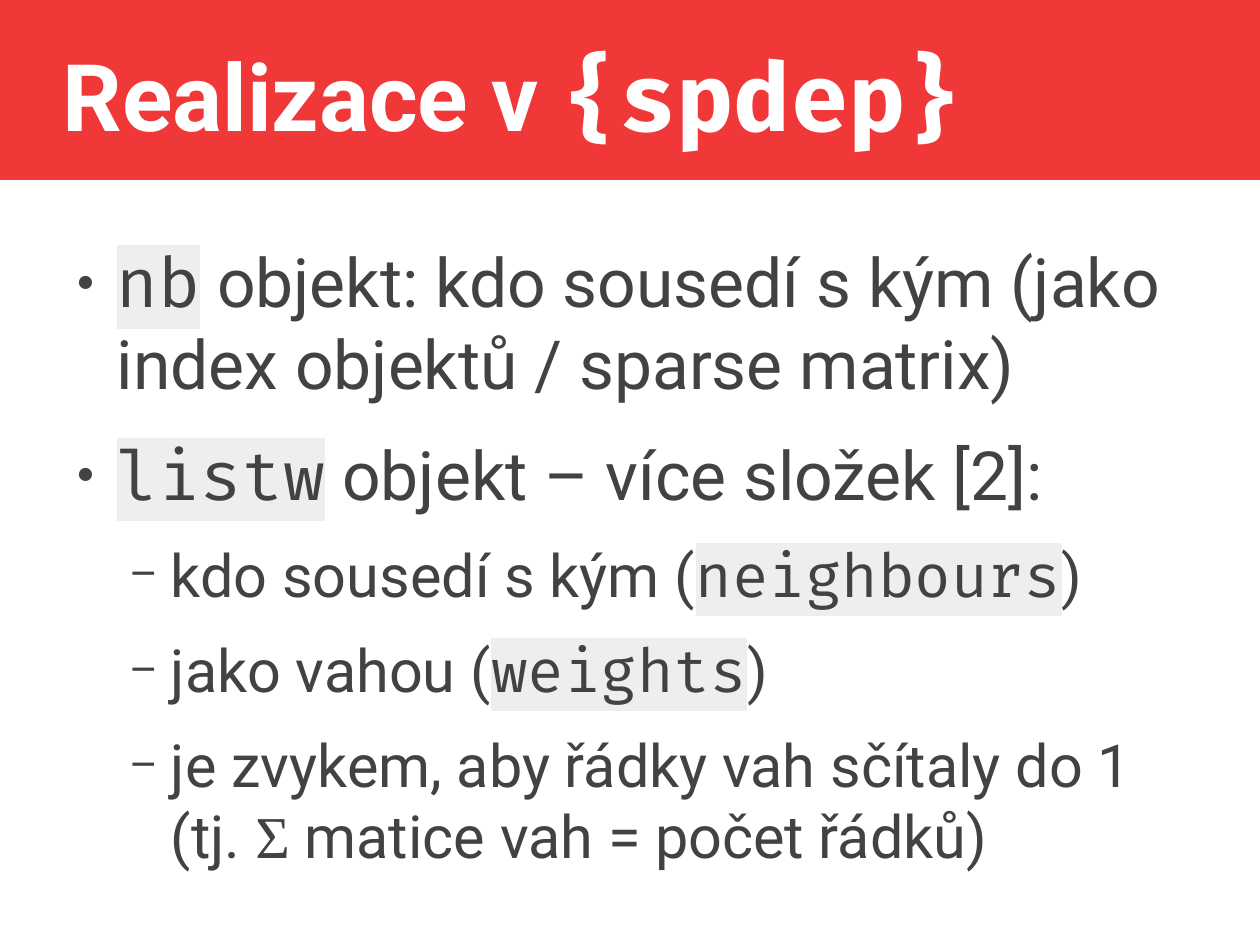
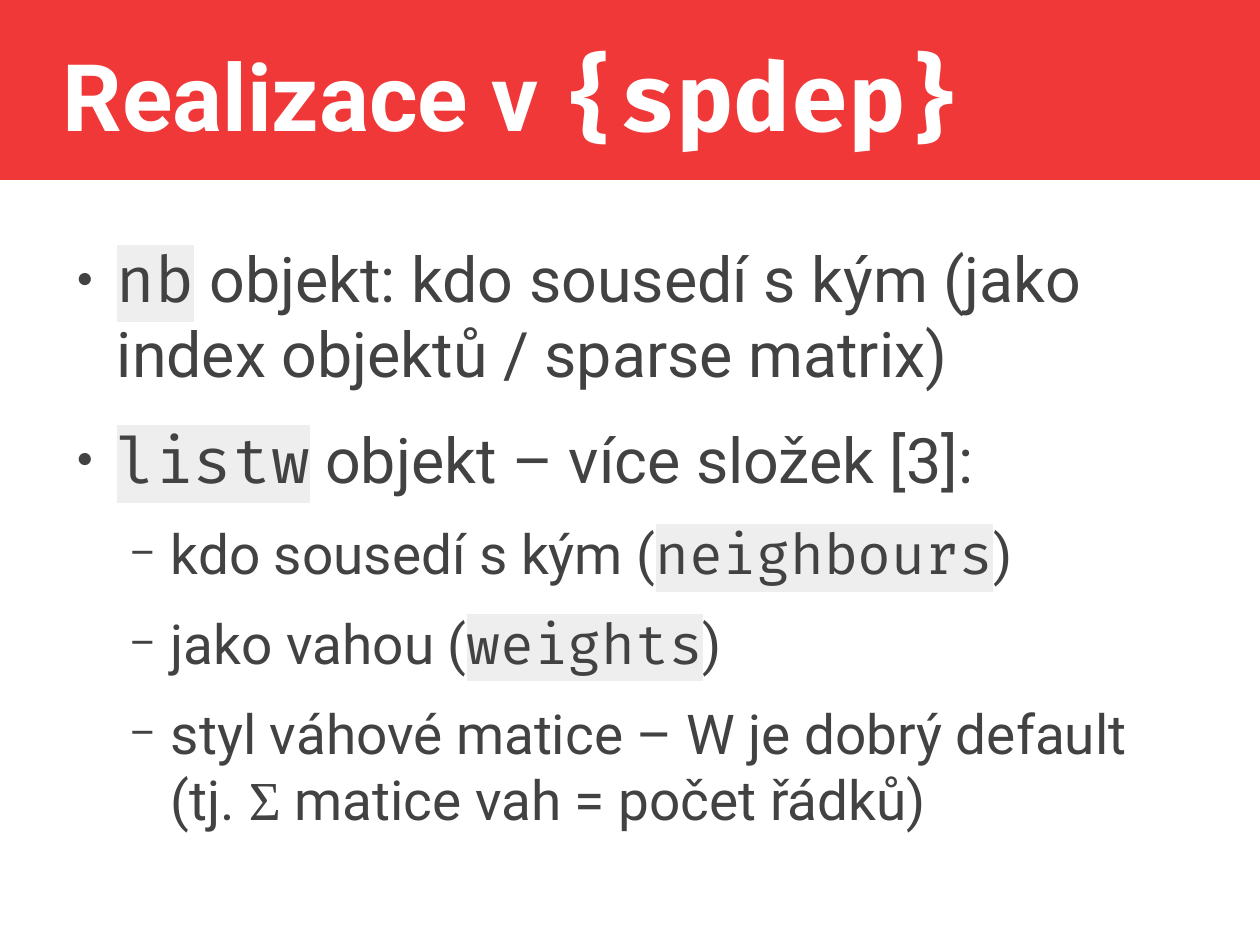
Before and after one commit to jlacko/4EK418, a slide deck: slide 9 of prez/8 - advanced calculations.odp (slide 17 before the commit). Drawn at 1260x945 pixels with LibreOffice and Linux fonts; fonts in the diff are those of the drawing. Boxes give left, top, right and bottom in pixels: in the first picture for what was removed or moved away, otherwise in the second. Text is boxed around its words. In the diff, an @@ line names an element or a change of style, - is before the commit and + after.

```diff
--- a/prez/8 - advanced calculations.odp
+++ b/prez/8 - advanced calculations.odp
@@ text at [117, 252, 1081, 677]: size 42.7 to 39.5 pt in "nb objekt: kdo sousedí s kým (jako ..."; size 37.4 to 34.6 pt in "kdo sousedí s kým (neighbours)", "jako vahou (weights)" @@
@@ text at [117, 432, 974, 497]: text changed; size 42.7 to 39.5 pt @@
-● listw objekt – více složek [2]:
+● listw objekt – více složek [3]:
@@ text at [171, 712, 1127, 833]: text changed; size 37.4 to 34.6 pt @@
-  − je zvykem, aby řádky vah sčítaly do 1
-    (tj. Σ matice vah = počet řádků)
+  − styl váhové matice – W je dobrý default
+    (tj. Σ matice vah = počet řádků)
```
Also in this commit, not shown: 4 other slides changed, 1 slide added, 9 other files.
